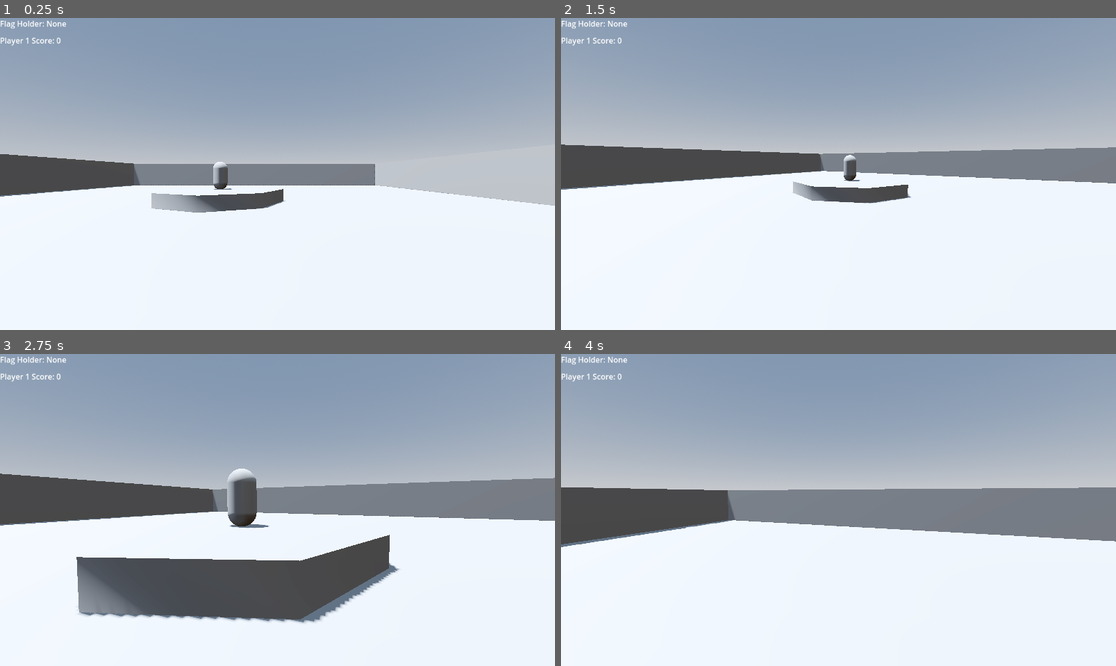
Above: before the commit, frames 1-4 (two rows, left to right).
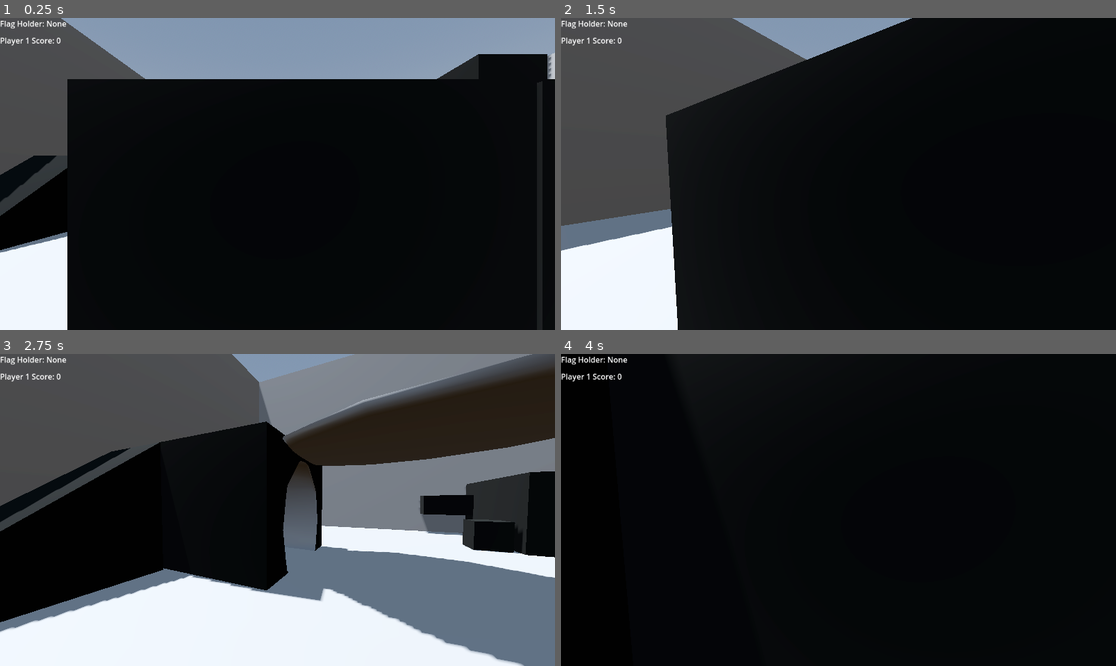
Above: after the commit, the same moments.

Repository: cullendales/banner-bash
Game: Godot game, scene res://scenes/map.tscn
The game is run twice, just before and just after one commit, with the same random seed, the same clock (stepped at 60 frames per second) and the same inputs.
Inputs (mouse positions are in pixels of both pictures, inside the frame that each line leads up to):
- Up to frame 1 (0.25 s): no input
- Up to frame 2 (1.5 s): move the mouse to (960, 158) at 0.52 s; hold D (move_right) 0.53-1.28 s; tap F (freefly) at 0.6 s; click (960, 158) at 0.67 s; tap Space (jump) at 0.77 s; move the mouse to (810, 174) at 1.27 s; hold W (move_forward) from 1.28 s (still down); tap Shift (sprint) at 1.35 s
- Up to frame 3 (2.75 s): keep holding W (move_forward); tap Space (jump) at 1.52 s; move the mouse to (288, 503) at 2.02 s; tap F (freefly) at 2.1 s
- Up to frame 4 (4 s): keep holding W (move_forward); move the mouse to (832, 516) at 2.77 s; tap Shift (sprint) at 2.85 s; click (832, 516) at 2.92 s; tap Space (jump) at 3.02, 3.77 s; move the mouse to (877, 513) at 3.52 s; tap F (freefly) at 3.6 s

The runs differ from the first frame. In frame 1, 81% of the frame differs, in the area x 0-100%, y 0-100%; in frame 2, 89%; in frame 3, 80%; in frame 4, 100%.

Commit message:
Map Change
Updated map

Diff:
--- /dev/null
+++ b/gray.tres
@@ -0,0 +1,4 @@
+[gd_resource type="StandardMaterial3D" format=3 uid="uid://bjw2tk8edhqs5"]
+
+[resource]
+albedo_color = Color(0.0196078, 0.027451, 0, 1)
--- a/scenes/map.tscn
+++ b/scenes/map.tscn
@@ -1,5 +1,6 @@
-[gd_scene load_steps=7 format=3 uid="uid://bghjiufqgdsme"]
-
+[gd_scene load_steps=8 format=3 uid="uid://bghjiufqgdsme"]
+
+[ext_resource type="Material" uid="uid://bjw2tk8edhqs5" path="res://gray.tres" id="1_0cso3"]
 [ext_resource type="PackedScene" uid="uid://tqjv7mfgiixx" path="res://scenes/flag.tscn" id="1_paxxb"]
 [ext_resource type="PackedScene" uid="uid://bs72ogkvdd7d6" path="res://scenes/proto_controller.tscn" id="2_gldc4"]
 [ext_resource type="PackedScene" uid="uid://53dwmmceaina" path="res://scenes/hud.tscn" id="3_gldc4"]
@@ -23,29 +24,239 @@
 environment = SubResource("Environment_a0tk4")
 
 [node name="DirectionalLight3D" type="DirectionalLight3D" parent="."]
-transform = Transform3D(0.125333, 0.944091, -0.304933, 0, 0.307357, 0.951594, 0.992115, -0.119266, 0.038522, 0, 23.1, 0)
+transform = Transform3D(0.125333, 0.944091, -0.304933, 0, 0.307357, 0.951594, 0.992115, -0.119266, 0.038522, 4.87232, 23.1, 0.143303)
 shadow_enabled = true
+
+[node name="Playbox" type="CSGBox3D" parent="."]
+transform = Transform3D(47.3226, 0, 0, 0, 4.12341, 0, 0, 0, 47.3226, 7.90191, 3.2373, 0.00411606)
+use_collision = true
+size = Vector3(0.771321, 2.7, 0.765369)
+material = ExtResource("1_0cso3")
 metadata/_edit_lock_ = true
 
-[node name="blocks" type="CSGBox3D" parent="."]
-transform = Transform3D(44.1006, 0, 0, 0, 3.84, 0, 0, 0, 44.1006, 0, 0, 0)
-use_collision = true
+[node name="Playbox2" type="CSGBox3D" parent="Playbox"]
+transform = Transform3D(0.87602, 0, 0, 0, 1, 0, 0, 0, 0.87602, 0, 0.0281309, 0)
+operation = 2
+use_collision = true
+size = Vector3(0.771321, 2.7, 0.765369)
 metadata/_edit_lock_ = true
 
-[node name="walls" type="CSGBox3D" parent="blocks"]
-transform = Transform3D(0.95, 0, 0, 0, 1.056, 0, 0, 0, 1, 0, 0.0520833, 0.00472671)
-operation = 2
-size = Vector3(1, 1, 0.95)
-
-[node name="Platform" type="CSGCylinder3D" parent="blocks"]
-transform = Transform3D(0.2, 0, 0, 0, 0.112, 0, 0, 0, 0.2, 0, -0.364583, 0)
+[node name="CSGPolygon3D" type="CSGPolygon3D" parent="Playbox"]
+transform = Transform3D(-3.71802e-09, 0, -0.0461156, 0, 0.755581, 0, 0.0850583, 0, -2.01578e-09, -0.306611, -1.31864, -0.106134)
+use_collision = true
+polygon = PackedVector2Array(0, 0, 1, 0, 0, 1)
+material = ExtResource("1_0cso3")
+
+[node name="CSGBox3D" type="CSGBox3D" parent="Playbox"]
+transform = Transform3D(0.0630605, 0, 0, 0, 0.436531, 0, 0, 0, 0.0211316, -0.252589, -0.936199, -0.151237)
+use_collision = true
+size = Vector3(1.70181, 1.70774, 4.27246)
+material = ExtResource("1_0cso3")
+
+[node name="CSGSphere3D" type="CSGSphere3D" parent="Playbox/CSGBox3D"]
+transform = Transform3D(3.402, 0, 0, 0, 2.05238, 0, 0, 0, 3.13542, 0.05247, -0.280538, -0.0404158)
+operation = 2
+radius = 0.523234
+
+[node name="CSGPolygon3D2" type="CSGPolygon3D" parent="Playbox"]
+transform = Transform3D(-3.71802e-09, 0, 0.0456207, 0, 0.755581, 0, -0.0850583, 0, -1.99415e-09, -0.260675, -1.31864, -0.196151)
+use_collision = true
+polygon = PackedVector2Array(0, 0, 1, 0, 0, 1)
+material = ExtResource("1_0cso3")
+
+[node name="CSGSphere3D" type="CSGSphere3D" parent="Playbox"]
+transform = Transform3D(0.0974511, 0, -0.0243903, 0, 0.0838978, 0, 0.0354693, 0, 0.0670117, -0.147961, -0.591088, -0.145895)
+use_collision = true
+radius = 0.7
+
+[node name="CSGBox3D2" type="CSGBox3D" parent="Playbox"]
+transform = Transform3D(0.126789, 0, 0, 0, 0.242517, 0, 0, 0, 0.126789, 0.00418603, -0.991242, -8.69788e-05)
+use_collision = true
+size = Vector3(1, 2.7, 1)
+material = ExtResource("1_0cso3")
+
+[node name="CSGCylinder3D" type="CSGCylinder3D" parent="Playbox/CSGBox3D2"]
+transform = Transform3D(0.55, 0, 0, 0, 1.4, 0, 0, 0, 0.55, 0, 0, 0)
+operation = 2
+
+[node name="CSGCylinder3D2" type="CSGCylinder3D" parent="Playbox/CSGBox3D2"]
+transform = Transform3D(1.053, 0, 0, 0, 1.22573, 0, 0, 0, 0.378, 0.216667, -0.6, 0)
+operation = 2
+
+[node name="CSGCylinder3D3" type="CSGCylinder3D" parent="Playbox/CSGBox3D2"]
+transform = Transform3D(0.139043, 0, 0.329459, 0, 0.536256, 0, -0.788554, 0, 0.0580926, 0.0333329, -0.773187, -0.2)
+operation = 2
+height = 2.1
+
+[node name="CSGPolygon3D3" type="CSGPolygon3D" parent="Playbox"]
+transform = Transform3D(1.9145e-08, 0, 0.0461156, 0, 0.755581, 0, -0.161611, 0, 3.77862e-09, -0.0551455, -1.41565, 0.0629181)
+use_collision = true
+polygon = PackedVector2Array(0, 0, 1, 0, 0, 1)
+material = ExtResource("1_0cso3")
+
+[node name="CSGBox3D3" type="CSGBox3D" parent="Playbox"]
+transform = Transform3D(0.0211316, 0, 0, 0, 0.242517, 0, 0, 0, 0.0211316, 0.0422229, -1.19738, 0.0738735)
+use_collision = true
+material = ExtResource("1_0cso3")
+
+[node name="CSGBox3D3" type="CSGBox3D" parent="Playbox/CSGBox3D3"]
+transform = Transform3D(1, 0, 0, 0, 1, 0, 0, 0, 2.6, -3.5, 1, 0)
+use_collision = true
+material = ExtResource("1_0cso3")
+
+[node name="CSGCylinder3D" type="CSGCylinder3D" parent="Playbox"]
+transform = Transform3D(0.0422631, 0, 0, 0, 0.618419, 0, 0, 0, 0.0422631, -0.109924, -1.12463, 0.11825)
+use_collision = true
+material = ExtResource("1_0cso3")
+
+[node name="CSGPolygon3D4" type="CSGPolygon3D" parent="Playbox"]
+transform = Transform3D(0.136093, 0, 2.55253e-16, 0, 0.680023, 0, 0, 0, 0.0548776, -0.188274, -1.31864, 0.265781)
+use_collision = true
+polygon = PackedVector2Array(0, 0, 1, 0, 0, 1)
+material = ExtResource("1_0cso3")
+
+[node name="CSGBox3D4" type="CSGBox3D" parent="Playbox"]
+transform = Transform3D(0.165249, 0, 0, 0, 0.242517, 0, 0, 0, 0.0211316, -0.198492, -1.00337, 0.299981)
+use_collision = true
+size = Vector3(1.7, 2.8, 3.4)
+material = ExtResource("1_0cso3")
+
+[node name="CSGBox3D6" type="CSGBox3D" parent="Playbox"]
+transform = Transform3D(-0.0549421, 0, 7.78117e-09, 0, 0.242517, 0, -3.32529e-09, 0, -0.0494479, -0.312365, -1.22163, 0.141072)
+use_collision = true
+size = Vector3(1, 1, 0.4)
+material = ExtResource("1_0cso3")
+
+[node name="CSGBox3D5" type="CSGBox3D" parent="Playbox"]
+transform = Transform3D(4.03758e-17, -0.0211316, 2.40159e-09, -1.06008e-08, -1.06008e-08, -0.630545, 0.0211316, 0, -2.40159e-09, -0.278977, -1.02762, 0.209116)
+use_collision = true
+material = ExtResource("1_0cso3")
+
+[node name="CSGBox3D7" type="CSGBox3D" parent="Playbox"]
+transform = Transform3D(-3.77862e-09, -0.0211316, -4.80952e-16, -0.630545, 1.08414e-08, 8.93009e-08, -3.32529e-09, 1.30365e-17, -0.0494479, -0.229952, -1.22163, 0.189675)
+use_collision = true
+size = Vector3(1, 1, 0.4)
+material = ExtResource("1_0cso3")
+
+[node name="CSGPolygon3D5" type="CSGPolygon3D" parent="Playbox"]
+transform = Transform3D(-7.03746e-09, 0, 0.0219511, 0, 0.748025, 0, -0.160998, 0, -9.59511e-10, 0.337902, -1.31864, 0.272121)
+use_collision = true
+polygon = PackedVector2Array(-0.4, 0, 0.4, -0.1, -0.4, 0.9)
+material = ExtResource("1_0cso3")
+
+[node name="CSGBox3D8" type="CSGBox3D" parent="Playbox"]
+transform = Transform3D(0.165249, 0, 0, 0, 0.242517, 0, 0, 0, 0.0211316, 0.258161, -1.00337, 0.273567)
+use_collision = true
+size = Vector3(0.7, 2.8, 5.9)
+material = ExtResource("1_0cso3")
+
+[node name="CSGBox3D9" type="CSGBox3D" parent="Playbox"]
+transform = Transform3D(0.165249, 0, 0, 0, 0.242517, 0, 0, 0, 0.0211316, 0.196119, -1.27014, 0.257718)
+use_collision = true
+size = Vector3(0.3, 2.8, 1.8)
+material = ExtResource("1_0cso3")
+
+[node name="CSGBox3D10" type="CSGBox3D" parent="Playbox"]
+transform = Transform3D(0.165249, 0, 0, 0, 0.242517, 0, 0, 0, 0.0211316, 0.153855, -1.46415, 0.257718)
+use_collision = true
+size = Vector3(0.3, 2.8, 1.8)
+material = ExtResource("1_0cso3")
+
+[node name="CSGCylinder3D2" type="CSGCylinder3D" parent="Playbox"]
+transform = Transform3D(0.0295842, 0, 0, 0, 0.247368, 0, 0, 0, 0.0295842, 0.128862, -1.12463, -0.135329)
+use_collision = true
+material = ExtResource("1_0cso3")
+
+[node name="CSGBox3D11" type="CSGBox3D" parent="Playbox"]
+transform = Transform3D(-3.40076e-09, -0.0211316, -8.65714e-16, -0.567491, 1.08414e-08, 1.60742e-07, -2.99276e-09, 1.30365e-17, -0.0890062, -0.299686, -0.43709, 0.316464)
+use_collision = true
+size = Vector3(0.9, 1, 0.4)
+material = ExtResource("1_0cso3")
+
+[node name="CSGBox3D12" type="CSGBox3D" parent="Playbox"]
+transform = Transform3D(0.347023, 0, 0, 0, 0.0485035, 0, 0, 0, 0.0152147, 0.0670998, -0.736599, 0.302094)
+use_collision = true
+size = Vector3(0.8, 2.8, 1.8)
+material = ExtResource("1_0cso3")
+
+[node name="CSGCylinder3D3" type="CSGCylinder3D" parent="Playbox"]
+transform = Transform3D(0.0278001, 0, -0.0101184, 0, 0.445262, 0, 0.0101184, 0, 0.0278001, 0.196483, -1.01331, -0.183932)
+use_collision = true
+height = 1.5
+material = ExtResource("1_0cso3")
+
+[node name="CSGCylinder3D4" type="CSGCylinder3D" parent="Playbox"]
+transform = Transform3D(0.0278001, 0, -0.0101184, 0, 0.445262, 0, 0.0101184, 0, 0.0278001, 0.124636, -1.15882, -0.215629)
+use_collision = true
+height = 1.5
+material = ExtResource("1_0cso3")
+
+[node name="CSGCylinder3D5" type="CSGCylinder3D" parent="Playbox"]
+transform = Transform3D(0.0295842, 0, 0, 0, 0.247368, 0, 0, 0, 0.0295842, 0.103504, -1.00337, -0.0655948)
+use_collision = true
+material = ExtResource("1_0cso3")
+
+[node name="CSGCylinder3D6" type="CSGCylinder3D" parent="Playbox"]
+transform = Transform3D(0.0295842, 0, 0, 0, 0.247368, 0, 0, 0, 0.0295842, 0.0739202, -1.3914, -0.135329)
+use_collision = true
+material = ExtResource("1_0cso3")
+
+[node name="CSGBox3D13" type="CSGBox3D" parent="Playbox"]
+transform = Transform3D(0.264398, 0, 0, 0, 0.242517, 0, 0, 0, 0.0207089, -0.00349021, -1.02762, -0.292759)
+use_collision = true
+size = Vector3(0.5, 2.8, 5.9)
+material = ExtResource("1_0cso3")
+
+[node name="CSGBox3D14" type="CSGBox3D" parent="Playbox"]
+transform = Transform3D(-9.2369e-10, 0, -0.0211316, 0, 0.242517, 0, 0.0211316, 0, -9.2369e-10, -0.0845666, -1.19738, -0.245213)
+use_collision = true
+material = ExtResource("1_0cso3")
+
+[node name="CSGBox3D3" type="CSGBox3D" parent="Playbox/CSGBox3D14"]
+transform = Transform3D(1, 0, 0, 0, 1, 0, 0, 0, 2.6, -3.8, 1, 0)
+use_collision = true
+material = ExtResource("1_0cso3")
+
+[node name="CSGBox3D15" type="CSGBox3D" parent="Playbox"]
+transform = Transform3D(0, 0, 0.0152147, 0, 0.0485035, 0, -0.347023, 0, 9.44655e-10, 0.00370507, -0.736599, -0.146961)
+use_collision = true
+size = Vector3(0.54, 2.8, 1.8)
+material = ExtResource("1_0cso3")
+
+[node name="CSGBox3D16" type="CSGBox3D" parent="Playbox"]
+transform = Transform3D(0.132199, 0, 0, 0, 0.242517, 0, 0, 0, 0.0211316, 0.253174, -1.22163, 0.0717604)
+use_collision = true
+size = Vector3(0.3, 2.8, 1.8)
+material = ExtResource("1_0cso3")
+
+[node name="CSGBox3D17" type="CSGBox3D" parent="Playbox"]
+transform = Transform3D(0.272436, 0, 0, 0, 0.500527, 0, 0, 0, 0.0266258, 0.253174, -1.22163, -0.0643269)
+use_collision = true
+size = Vector3(0.3, 2.8, 3)
+material = ExtResource("1_0cso3")
+
+[node name="CSGSphere3D" type="CSGSphere3D" parent="Playbox/CSGBox3D17"]
+transform = Transform3D(0.7, 0, 0, 0, 1.729, 0, 0, 0, 2.03, 0, 0.290715, 0)
+operation = 2
+
+[node name="CSGSphere3D2" type="CSGSphere3D" parent="Playbox/CSGBox3D17"]
+transform = Transform3D(0.162395, -0.0313787, -0.00249765, -0.00304117, -1.67598, -0.101336, -2.67755e-05, 0.0467103, -3.63764, 0.00775659, 0.532977, 0)
+operation = 2
+radius = 0.64
+
+[node name="CSGBox3D18" type="CSGBox3D" parent="Playbox"]
+transform = Transform3D(0.264398, 0, 0, 0, 1.70684, 0, 0, 0, 0.0207089, 0.280214, -1.02762, -0.292759)
+use_collision = true
+size = Vector3(0.4, 2.8, 5.9)
+material = ExtResource("1_0cso3")
 
 [node name="Game" type="Node3D" parent="."]
+visible = false
 
 [node name="Flag" parent="Game" instance=ExtResource("1_paxxb")]
 transform = Transform3D(1, 0, 0, 0, 1, 0, 0, 0, 1, -0.1, 0, 0)
 
 [node name="Player 1" parent="Game" instance=ExtResource("2_gldc4")]
-transform = Transform3D(1, 0, 0, 0, 1, 0, 0, 0, 1, 4, -1.3, 14.6)
+transform = Transform3D(1, 0, 0, 0, 1, 0, 0, 0, 1, 4, -1.3, 3.84272)
 
 [node name="HUD" parent="." instance=ExtResource("3_gldc4")]
